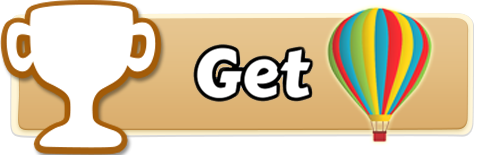
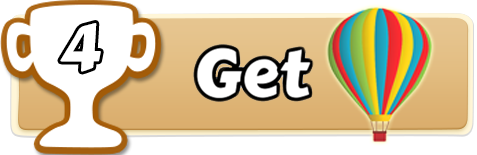
Layered file, before and after one edit (477x155). Changes by layer:
added layer "4" above "Cup icon 사본" over [60, 23, 101, 72]
